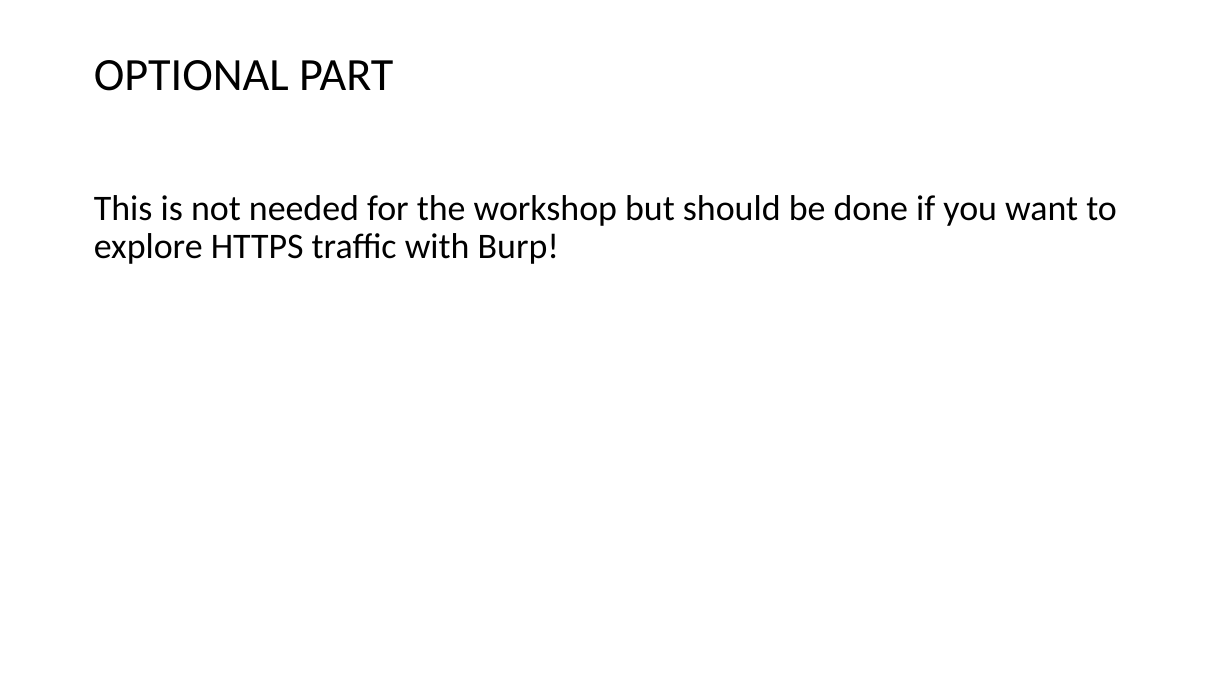
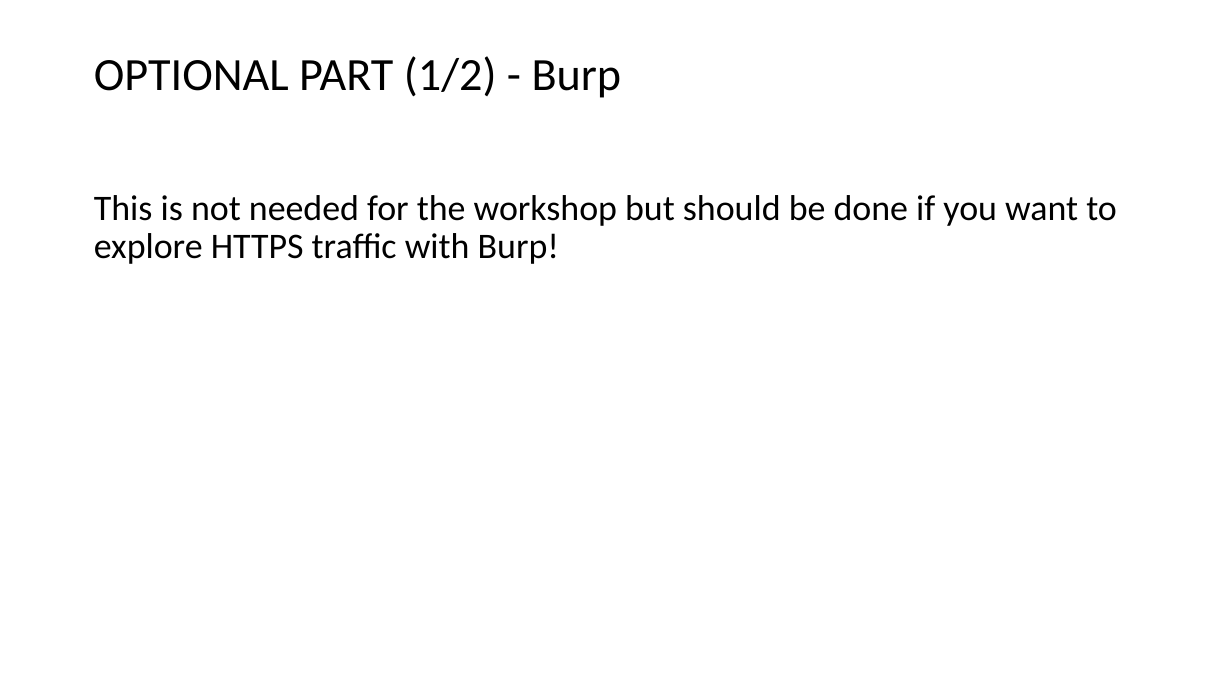
Before and after one commit to testrockytesting/OWASP-Bay-Area, a slide deck: slide 19 of Preparation-Bay-Area-Workshop.pptx. Drawn at 1232x693 pixels with LibreOffice and Linux fonts; fonts in the diff are those of the drawing. Boxes give left, top, right and bottom in pixels: in the first picture for what was removed or moved away, otherwise in the second. Text is boxed around its words. In the diff, an @@ line names an element or a change of style, - is before the commit and + after.

```diff
--- a/Preparation-Bay-Area-Workshop.pptx
+++ b/Preparation-Bay-Area-Workshop.pptx
@@ title at (94,56,622,98): text changed @@
-OPTIONAL PART
+OPTIONAL PART (1/2) - Burp
```
Also in this commit, not shown: 1 slide added.
